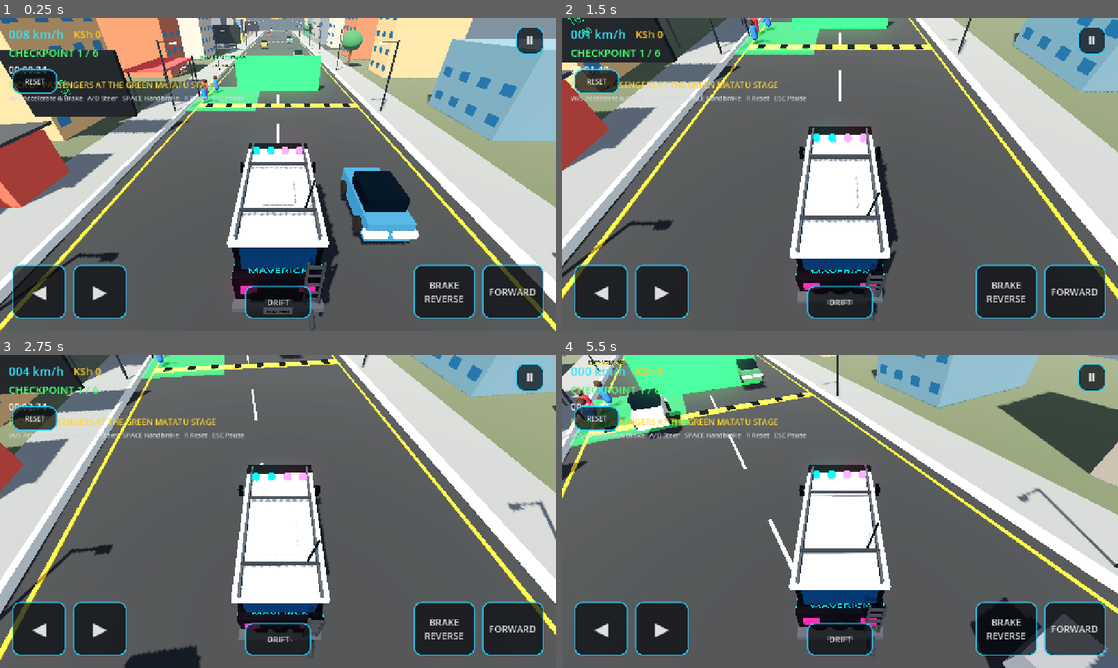
Above: before the commit, frames 1-4 (two rows, left to right).
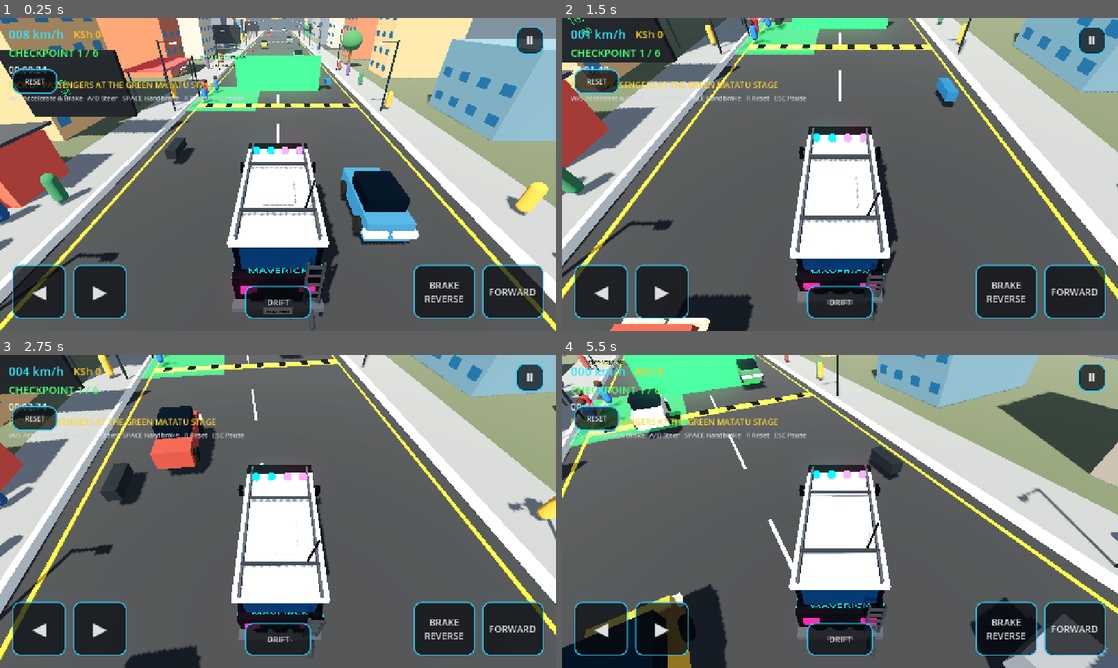
Above: after the commit, the same moments.

Repository: beathubonline-arch/Matatu-Mayhem
Game: Godot game, scene res://scenes/main/Main.tscn
The game is run twice, just before and just after one commit, with the same random seed, the same clock (stepped at 60 frames per second) and the same inputs.
Inputs (mouse positions are in pixels of both pictures, inside the frame that each line leads up to):
- Up to frame 1 (0.25 s): no input
- Up to frame 2 (1.5 s): move the mouse to (962, 158) at 0.52 s; hold D (steer_right) 0.53-1.28 s; click (962, 158) at 0.67 s; move the mouse to (728, 190) at 1.27 s; hold S (brake) from 1.28 s (still down)
- Up to frame 3 (2.75 s): move the mouse to (333, 442) at 2.02 s; release S (brake) at 2.03 s; hold D (steer_right) from 2.03 s (still down)
- Up to frame 4 (5.5 s): move the mouse to (812, 574) at 2.77 s; release D (steer_right) at 2.78 s; hold W (accelerate) 2.78-3.53 s; click (812, 574) at 2.92 s; move the mouse to (1006, 558) at 3.52 s; hold A (steer_left) 3.53-5.03 s; move the mouse to (673, 464) at 4.27 s; move the mouse to (867, 511) at 5.02 s; hold S (brake) from 5.03 s (still down); click (867, 511) at 5.17 s

The runs differ from the first frame. In frame 1, 1.7% of the frame differs, in the area x 0-99%, y 3-75%; in frame 2, 2.7%; in frame 3, 3.5%; in frame 4, 3.9%, in the area x 0-100%, y 0-100%.

Commit message:
Populate Nairobi CBD with street life and denser traffic

Diff:
--- a/scenes/main/Main.tscn
+++ b/scenes/main/Main.tscn
@@ -12,6 +12,7 @@
 [ext_resource type="PackedScene" path="res://scenes/gameplay/PassengerStop.tscn" id="10_stop"]
 [ext_resource type="Script" path="res://scripts/gameplay/PassengerManager.gd" id="11_passengers"]
 [ext_resource type="Script" path="res://scripts/audio/MatatuRadio.gd" id="12_radio"]
+[ext_resource type="Script" path="res://scripts/environment/CBDLifeManager.gd" id="13_cbd_life"]
 
 [sub_resource type="SphereShape3D" id="CameraShape"]
 radius = 0.35
@@ -24,6 +25,11 @@
 
 [node name="Gameplay" type="Node3D" parent="."]
 
+[node name="CBDLife" type="Node3D" parent="Gameplay"]
+script = ExtResource("13_cbd_life")
+pedestrian_count = 28
+boda_count = 7
+
 [node name="Vehicles" type="Node3D" parent="Gameplay"]
 [node name="Maverick" parent="Gameplay/Vehicles" instance=ExtResource("2_car")]
 position = Vector3(0, 1.4, 76)
@@ -31,7 +37,7 @@
 
 [node name="Traffic" type="Node3D" parent="Gameplay"]
 script = ExtResource("9_traffic")
-traffic_count = 8
+traffic_count = 12
 
 [node name="PassengerStops" type="Node3D" parent="Gameplay"]
 
Not shown: 1 places in scenes/main/Main.tscn that only renumber resources
